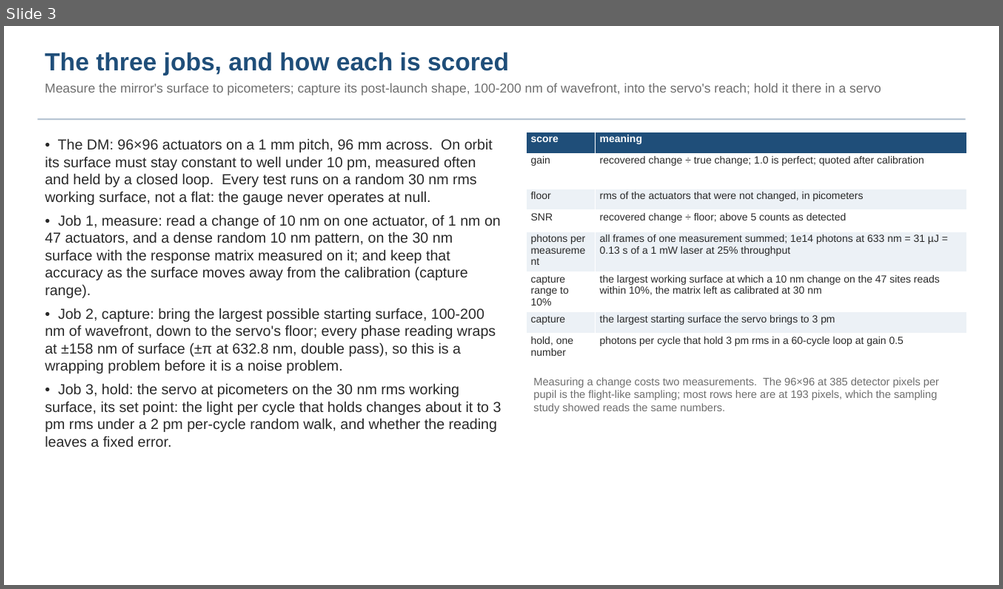
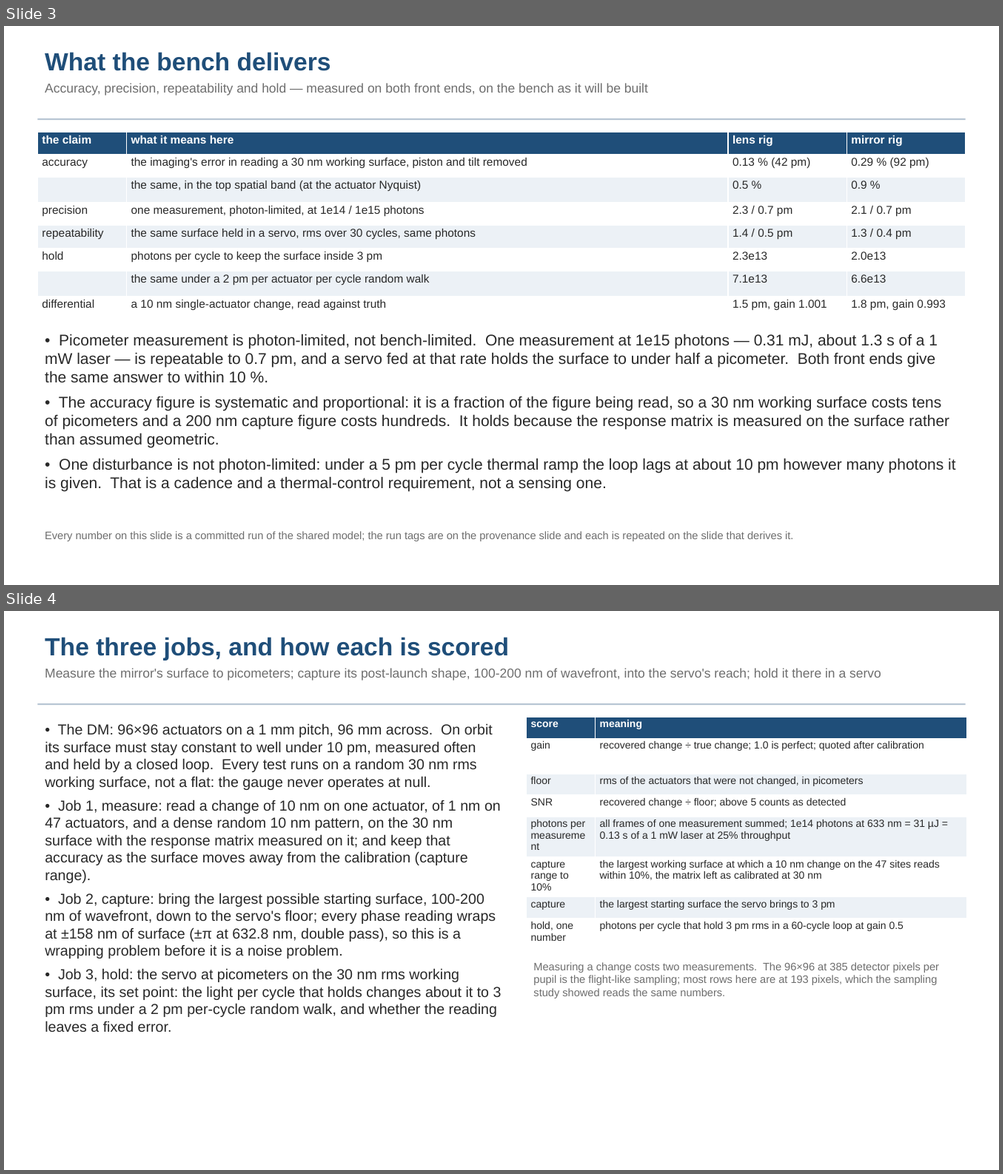
Before and after one commit to nasa-jpl/macos, a slide deck: demo_session/deck_gauges_baseline.pptx. Shown one above the other, each under a label of ours: slide 3 before the commit, slides 3 and 4 after it. The pictures are 1003x589 and 1003x1174 pixels, drawn with LibreOffice and Linux fonts; fonts in the diff are those of the drawing. Boxes give left, top, right and bottom in pixels: in the first picture for what was removed or moved away, otherwise in the second. Text is boxed around its words. In the diff, an @@ line names an element or a change of style, - is before the commit and + after.

```diff
--- a/demo_session/deck_gauges_baseline.pptx
+++ b/demo_session/deck_gauges_baseline.pptx
@@ slide 3 added at (4,26,999,585), background #FFFFFF @@
@@ text added at (45,52,648,96), 12.5 pt, text #6E6E6E @@
+What the bench delivers
+Accuracy, precision, repeatability and hold — measured on both front ends, on the bench as it will be built
@@ rectangle added at (37,118,965,120), fill #B8C6D4 @@
@@ table added at (37,132,965,315), 8 rows, 4 columns @@
+the claim | what it means here | lens rig | mirror rig
+accuracy | the imaging's error in reading a 30 nm working surface, piston and tilt removed | 0.13 % (42 pm) | 0.29 % (92 pm)
+ | the same, in the top spatial band (at the actuator Nyquist) | 0.5 % | 0.9 %
+precision | one measurement, photon-limited, at 1e14 / 1e15 photons | 2.3 / 0.7 pm | 2.1 / 0.7 pm
+repeatability | the same surface held in a servo, rms over 30 cycles, same photons | 1.4 / 0.5 pm | 1.3 / 0.4 pm
+hold | photons per cycle to keep the surface inside 3 pm | 2.3e13 | 2.0e13
+ | the same under a 2 pm per actuator per cycle random walk | 7.1e13 | 6.6e13
+differential | a 10 nm single-actuator change, read against truth | 1.5 pm, gain 1.001 | 1.8 pm, gain 0.993
@@ text added at (45,334,955,491), 15 pt, text #282828 @@
+• Picometer measurement is photon-limited, not bench-limited. One measurement at 1e15 photons — 0.31 mJ, about 1.3 s of a 1 mW laser — is repeatable to 0.7 pm, and a servo fed at that rate holds the surface to under half a picometer. Both front ends give the same answer to within 10 %.
+• The accuracy figure is systematic and proportional: it is a fraction of the figure being read, so a 30 nm working surface costs tens of picometers and a 200 nm capture figure costs hundreds. It holds because the response matrix is measured on the surface rather than assumed geometric.
+• One disturbance is not photon-limited: under a 5 pm per cycle thermal ramp the loop lags at about 10 pm however many photons it is given. That is a cadence and a thermal-control requirement, not a sensing one.
@@ text added at (45,531,793,542), 10.5 pt, text #6E6E6E @@
+Every number on this slide is a committed run of the shared model; the run tags are on the provenance slide and each is repeated on the slide that derives it.
@@ what was slide 3 is now slide 4 @@
```
Also in this commit, not shown: 3 slides changed, 3 other files.
